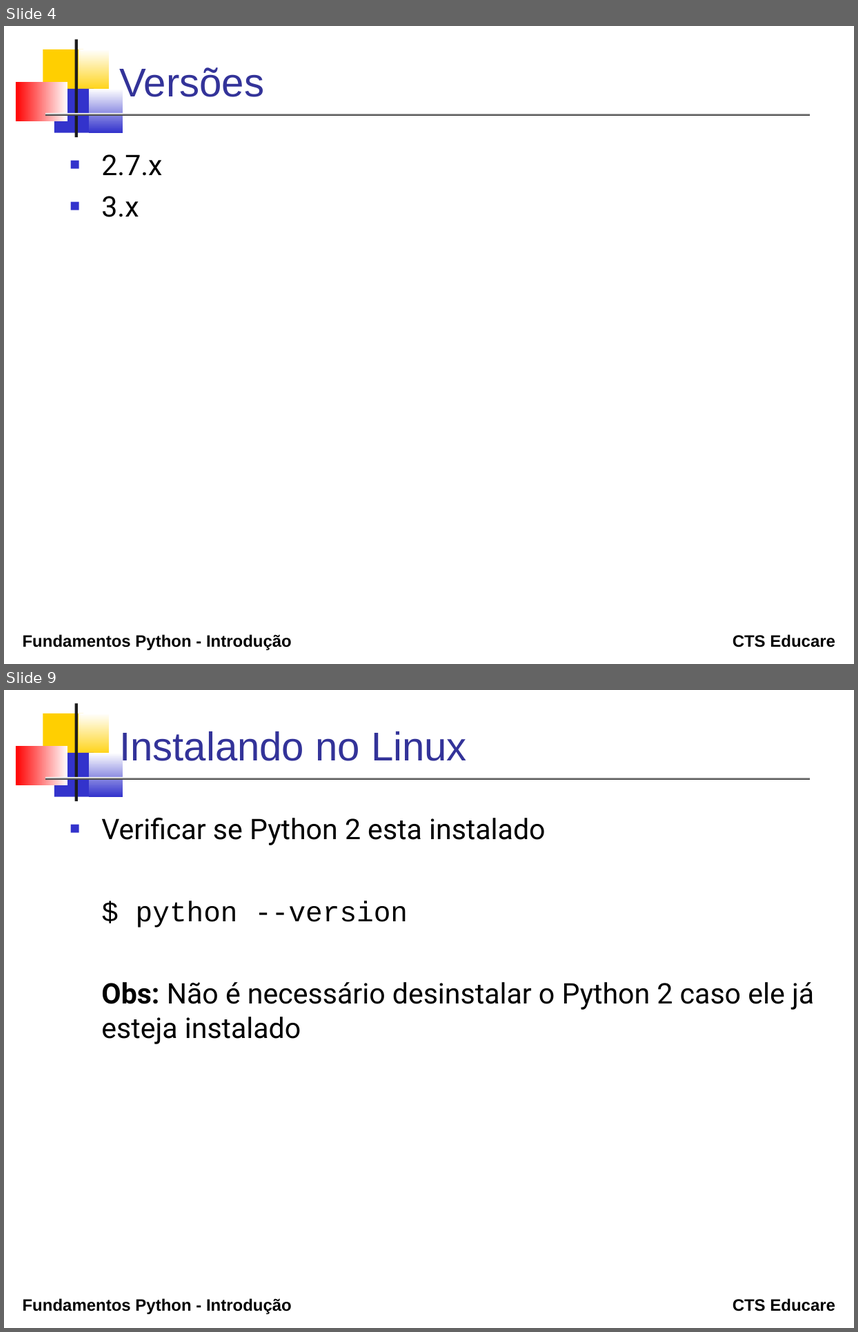
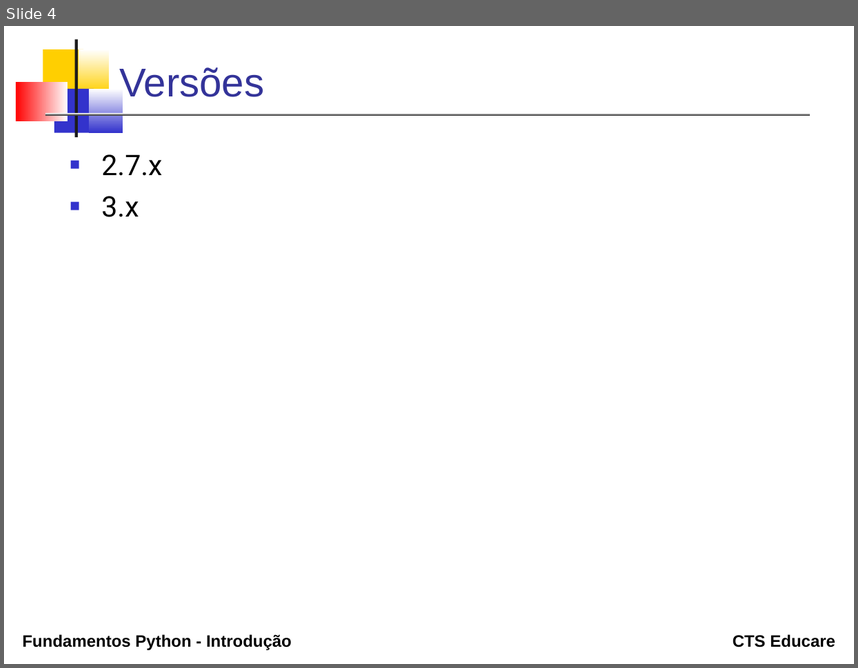
Before and after one commit to erosvitor/curso-python-fundamentos, a slide deck: topicos/01_introducao/Introducao.odp. Shown one above the other, each under a label of ours: slides 4 and 9 before the commit, slide 4 after it; the slides between them are not shown. The pictures are 858x1332 and 858x668 pixels, drawn with LibreOffice and Linux fonts; fonts in the diff are those of the drawing. Boxes give left, top, right and bottom in pixels: in the first picture for what was removed or moved away, otherwise in the second. Text is boxed around its words. In the diff, an @@ line names an element or a change of style, - is before the commit and + after.

```diff
--- a/topicos/01_introducao/Introducao.odp
+++ b/topicos/01_introducao/Introducao.odp
@@ slide 9 removed at bbox=[4, 690, 854, 1328], background #FFFFFF; not listed: 9 template elements that a slide beside it also shows @@
@@ title removed at bbox=[119, 731, 467, 768] @@
-Instalando no Linux
@@ text removed at bbox=[101, 817, 814, 1044] @@
-■ Verificar se Python 2 esta instalado
-$ python --version
-Obs: Não é necessário desinstalar o Python 2 caso ele já esteja instalado
```
Also in this commit, not shown: 4 slides changed, 2 slides added, 6 other slides removed, 14 other files.
